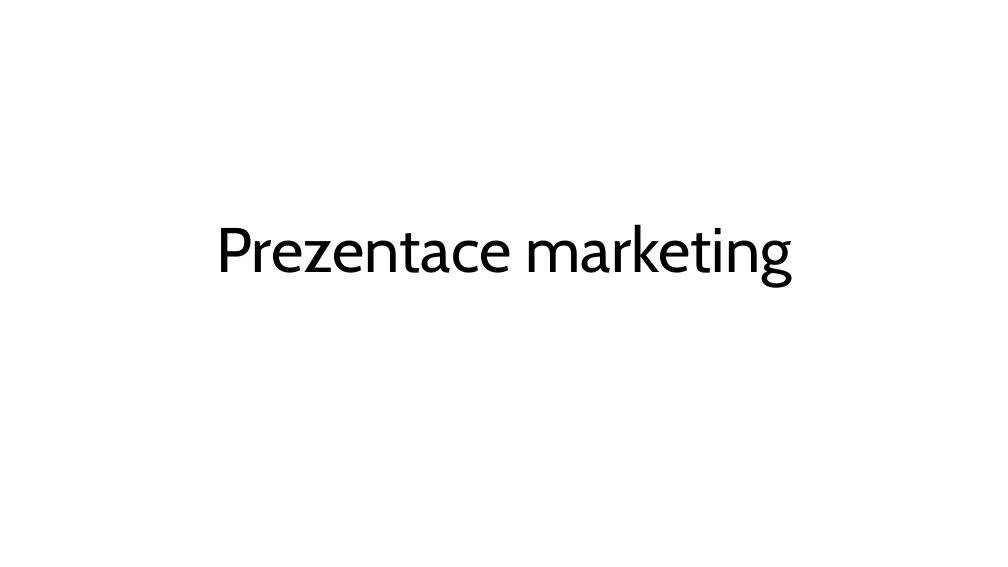
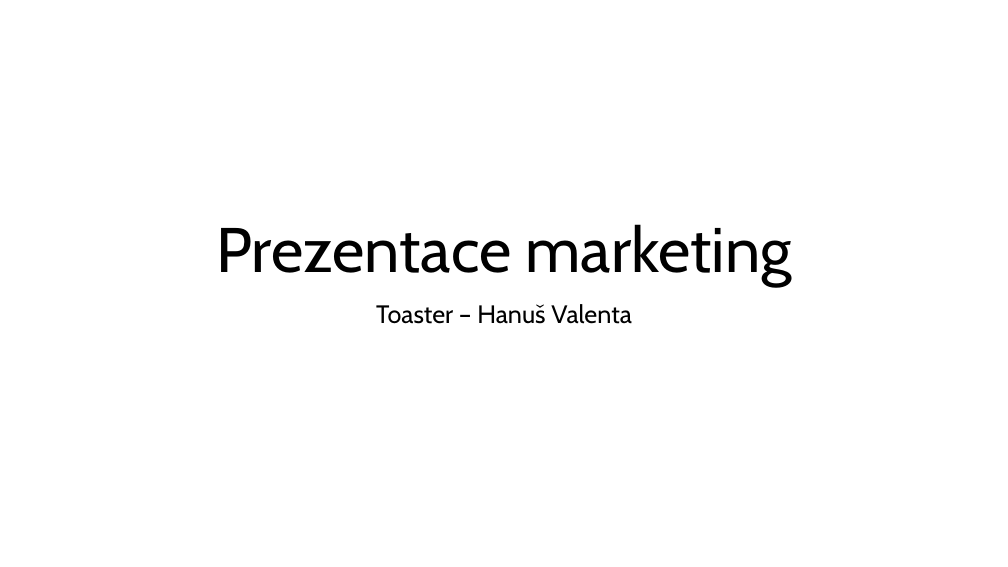
Before and after one commit to hanusvalenta/School, a slide deck: slide 1 of Files/Marketing/Prezentace marketing.pptx. Drawn at 1008x567 pixels with LibreOffice and Linux fonts; fonts in the diff are those of the drawing. Boxes give left, top, right and bottom in pixels: in the first picture for what was removed or moved away, otherwise in the second. Text is boxed around its words. In the diff, an @@ line names an element or a change of style, - is before the commit and + after.

```diff
--- a/Files/Marketing/Prezentace marketing.pptx
+++ b/Files/Marketing/Prezentace marketing.pptx
@@ subtitle added at [376,304,632,324], 24 pt, text #000000 @@
+Toaster – Hanuš Valenta
```
Also in this commit, not shown: 15 slides added, 7 other files.
